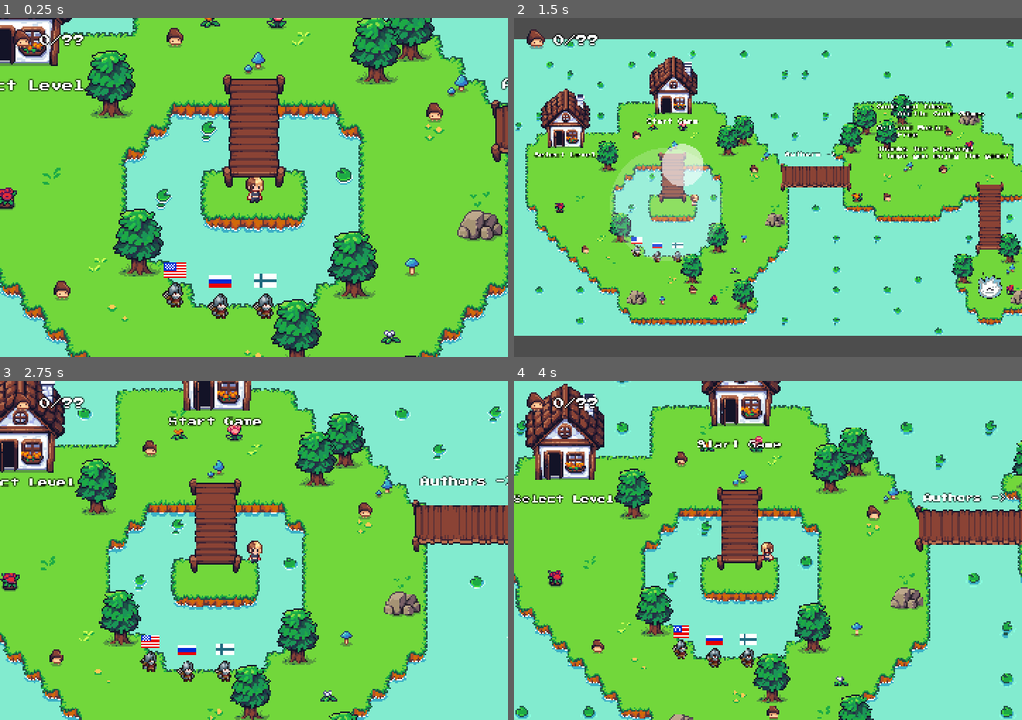
Above: before the commit, frames 1-4 (two rows, left to right).
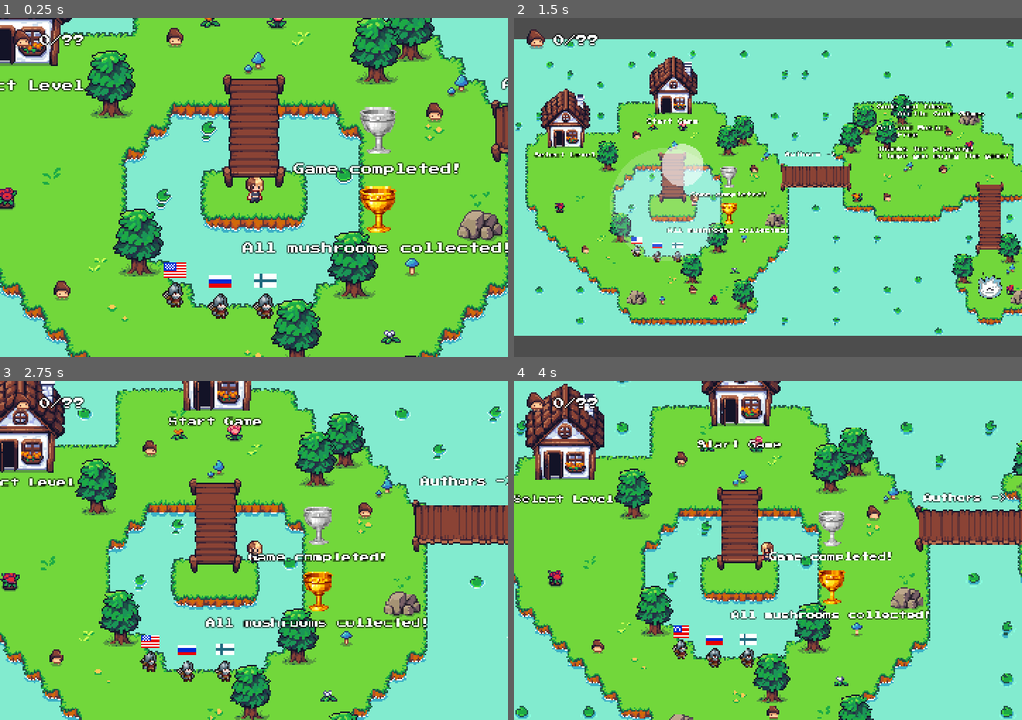
Above: after the commit, the same moments.

Repository: dmitrii-eremin/watch-your-step
Game: Godot game, scene res://scenes/levels/menu_level.tscn
Two runs of this game, one before a commit and one after it. Both use one fixed random seed, a clock stepped at 60 frames per second and the inputs below. Sound files missing from this copy of the repository are replaced by a short silence.
Inputs (mouse positions are in pixels of both pictures, inside the frame that each line leads up to):
- Up to frame 1 (0.25 s): no input
- Up to frame 2 (1.5 s): tap Enter (ui_accept) at 0.5, 0.77 s; move the mouse to (879, 170) at 0.52 s; hold Right (go_right) 0.53-1.25 s; hold F7 (look_at_whole_world) 0.53-1.25 s; click (879, 170) at 0.67 s; drag from (666, 204) to (722, 65) at 1.27 s
- Up to frame 3 (2.75 s): move the mouse to (304, 475) at 2.02 s; hold Right (go_right) from 2.03 s (still down); hold F7 (look_at_whole_world) from 2.03 s (still down)
- Up to frame 4 (4 s): release Right (go_right) at 2.75 s; release F7 (look_at_whole_world) at 2.75 s; drag from (742, 618) to (534, 465) at 2.77 s; move the mouse to (920, 601) at 3.52 s; hold Left (go_left) from 3.53 s (still down); hold F7 (look_at_whole_world) from 3.53 s (still down); tap Enter (ui_accept) at 3.77 s

The runs differ from the first frame. In frame 1, 3.4% of the frame differs, in the area x 47-100%, y 26-70%; in frame 2, 0.7%; in frame 3, 2.4%; in frame 4, 1.9%.

Commit message:
added trophys

Diff:
--- a/lang.csv
+++ b/lang.csv
@@ -18,3 +18,5 @@
 LEVEL_COMPLETED_LOST_ACTIONS,"Press to restart...","Нажми, чтобы начать заново...","Paina aloittaaksesi uudelleen..."
 LANGUAGE_CHANGED_MESSAGE,"Language changed","Язык изменен","Kieli vaihdettu"
 TIME_SPENT,"Time spent:","Потраченное время:","Kulutettu aika:"
+GAME_COMPLETED,"Game completed!","Игра пройдена!","Peli suoritettu!"
+ALL_MUSHROOMS_COLLECTED,"All mushrooms collected!","Все грибы собраны!","Kaikki sienet on kerätty!"
--- /dev/null
+++ b/scenes/goblet.gd
@@ -0,0 +1,20 @@
+extends StaticBody2D
+
+enum Type {
+	Silver,
+	Golden,
+}
+
+@export var type: Type = Type.Silver
+
+@onready var _sprite := $AnimatedSprite2D
+@onready var _label := $Label
+
+func _ready() -> void:
+	match type:
+		Type.Silver:
+			_sprite.play("silver")
+			_label.text = "GAME_COMPLETED"
+		Type.Golden:
+			_sprite.play("golden")
+			_label.text = "ALL_MUSHROOMS_COLLECTED"
--- /dev/null
+++ b/scenes/goblet.tscn
@@ -0,0 +1,60 @@
+[gd_scene load_steps=8 format=3 uid="uid://08nc0uh0bbk8"]
+
+[ext_resource type="Script" uid="uid://bd8lio53pneam" path="res://scenes/goblet.gd" id="1_juxvy"]
+[ext_resource type="Texture2D" uid="uid://kkk2dkwvuh0u" path="res://assets/sprites/objects/goblets.png" id="1_w2jqe"]
+[ext_resource type="LabelSettings" uid="uid://bhlktkb5elsox" path="res://ui/hud_labels.tres" id="3_5q15c"]
+
+[sub_resource type="AtlasTexture" id="AtlasTexture_juxvy"]
+atlas = ExtResource("1_w2jqe")
+region = Rect2(0, 0, 32, 33)
+
+[sub_resource type="AtlasTexture" id="AtlasTexture_5q15c"]
+atlas = ExtResource("1_w2jqe")
+region = Rect2(32, 0, 32, 33)
+
+[sub_resource type="SpriteFrames" id="SpriteFrames_sweba"]
+animations = [{
+"frames": [{
+"duration": 1.0,
+"texture": SubResource("AtlasTexture_juxvy")
+}],
+"loop": true,
+"name": &"golden",
+"speed": 5.0
+}, {
+"frames": [{
+"duration": 1.0,
+"texture": SubResource("AtlasTexture_5q15c")
+}],
+"loop": true,
+"name": &"silver",
+"speed": 5.0
+}]
+
+[sub_resource type="CapsuleShape2D" id="CapsuleShape2D_juxvy"]
+radius = 5.0
+height = 16.0
+
+[node name="Goblet" type="StaticBody2D"]
+script = ExtResource("1_juxvy")
+
+[node name="AnimatedSprite2D" type="AnimatedSprite2D" parent="."]
+sprite_frames = SubResource("SpriteFrames_sweba")
+animation = &"golden"
+
+[node name="CollisionShape2D" type="CollisionShape2D" parent="."]
+visible = false
+position = Vector2(0, 14)
+rotation = 1.5707964
+shape = SubResource("CapsuleShape2D_juxvy")
+
+[node name="Label" type="Label" parent="."]
+z_index = 2
+offset_left = -147.0
+offset_top = 23.0
+offset_right = 148.0
+offset_bottom = 46.0
+size_flags_horizontal = 6
+text = "GAME_COMPLETED"
+label_settings = ExtResource("3_5q15c")
+horizontal_alignment = 1
--- a/scenes/levels/menu_level.tscn
+++ b/scenes/levels/menu_level.tscn
@@ -10,6 +10,7 @@
 [ext_resource type="PackedScene" uid="uid://b5ke8t4tm5p1c" path="res://scenes/mushroom.tscn" id="8_o3mdm"]
 [ext_resource type="AudioStream" uid="uid://253balv08mni" path="res://assets/music/menu.wav" id="9_61gwb"]
 [ext_resource type="PackedScene" uid="uid://ctbkmmh82e20r" path="res://scenes/language_npc.tscn" id="9_id2og"]
+[ext_resource type="PackedScene" uid="uid://08nc0uh0bbk8" path="res://scenes/goblet.tscn" id="10_dp8es"]
 
 [node name="MenuLevel" instance=ExtResource("1_innd5")]
 script = ExtResource("2_p36d1")
@@ -156,6 +157,18 @@
 position = Vector2(192, 200)
 language = 2
 
+[node name="Goblets" type="Node2D" parent="YSortedObjects" index="6"]
+y_sort_enabled = true
+
+[node name="GoldenGoblet" parent="YSortedObjects/Goblets" index="0" instance=ExtResource("10_dp8es")]
+visible = false
+position = Vector2(272, 128)
+type = 1
+
+[node name="SilverGoblet" parent="YSortedObjects/Goblets" index="1" instance=ExtResource("10_dp8es")]
+visible = false
+position = Vector2(272, 72)
+
 [node name="CollisionShape2D" parent="WorldBoundaries/left" index="0"]
 position = Vector2(-144, 136)
 
--- a/scenes/menu_level.gd
+++ b/scenes/menu_level.gd
@@ -1,14 +1,18 @@
 extends "res://scenes/world_scene.gd"
 
 @onready var _original_mushroom_house = $YSortedObjects/MushroomHouse
+@onready var _golden_goblet := $YSortedObjects/Goblets/GoldenGoblet
+@onready var _silver_goblet := $YSortedObjects/Goblets/SilverGoblet
 
 var _prefs: Preferences = Preferences.new()
+var _scores: Scores = Scores.new()
 
 func _ready() -> void:
 	TranslationServer.set_locale(_prefs.get_language())
 	_initialize_camera()
 	_hud.show_stats(false)
 	_original_mushroom_house.call_deferred("queue_free")
+	_update_goblets()
 
 func _on_start_game(_point: Node2D) -> void:
 	Globals.current_level = Globals.get_level_to_continue()
@@ -29,3 +33,7 @@
 func _set_language(lang: String) -> void:
 	TranslationServer.set_locale(lang)
 	_prefs.set_language(lang)
+
+func _update_goblets() -> void:
+	_silver_goblet.visible = true # _scores.is_game_completed()
+	_golden_goblet.visible = true # _scores.is_game_completed() and _scores.is_all_mushrooms_collected()
--- a/sources/scores.gd
+++ b/sources/scores.gd
@@ -70,3 +70,10 @@
 	for level_name in Globals.LEVELS.keys():
 		scores.push_back(get_score_for_level(level_name))
 	return scores
+
+func is_all_mushrooms_collected() -> bool:
+	var all_scores = get_all_scores()
+	for score in all_scores:
+		if score.collected < score.total:
+			return false
+	return true
Binary file added: assets/sprites/objects/goblets.png
Not shown, added: assets/sprites/objects/goblets.png.import
Not shown, added: scenes/goblet.gd.uid
Not shown: 1 places in scenes/levels/menu_level.tscn that only renumber resources
